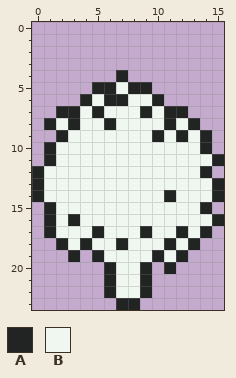
One commit to this pixel-art sprite: Assets/Sprites/Tree.png. The picture above is the old version.
The file is 16x24 pixels.
Palette (. is transparent): A #222323  B #f0f6f0
Pixels before, first column x 0:
 4 .......A........
 5 .....AABAA......
 6 ....ABAABBA.....
 7 ..AABABBBABAA...
 8 .ABABBABBBBABA..
 9 ..ABBBBBBBABABA.
10 .ABBBBBBBBBBBBA.
11 .ABBBBBBBBBBBBBA
12 ABBBBBBBBBBBBBA.
13 ABBBBBBBBBBBBBBA
14 ABBBBBBBBBBABBBA
15 .ABBBBBBBBBBBBA.
16 .ABABBBBBBBBBBBA
17 .ABBBABBBABBABA.
18 ..ABABBABBBABA..
19 ...A.ABBBBABA...
20 ......ABBA.A....
21 ......ABBA......
22 ......ABBA......
23 .......AA.......
After the commit:
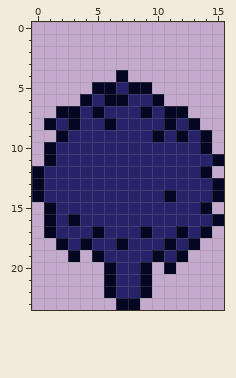
Difference:
Colour A changes from #222323 to #040622.
Colour B changes from #f0f6f0 to #26236b.
